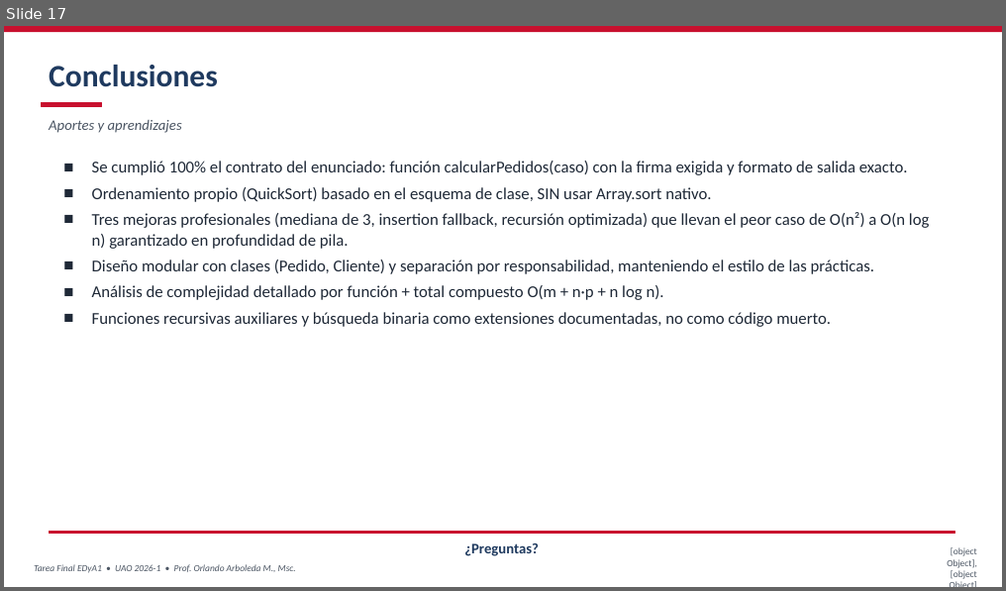
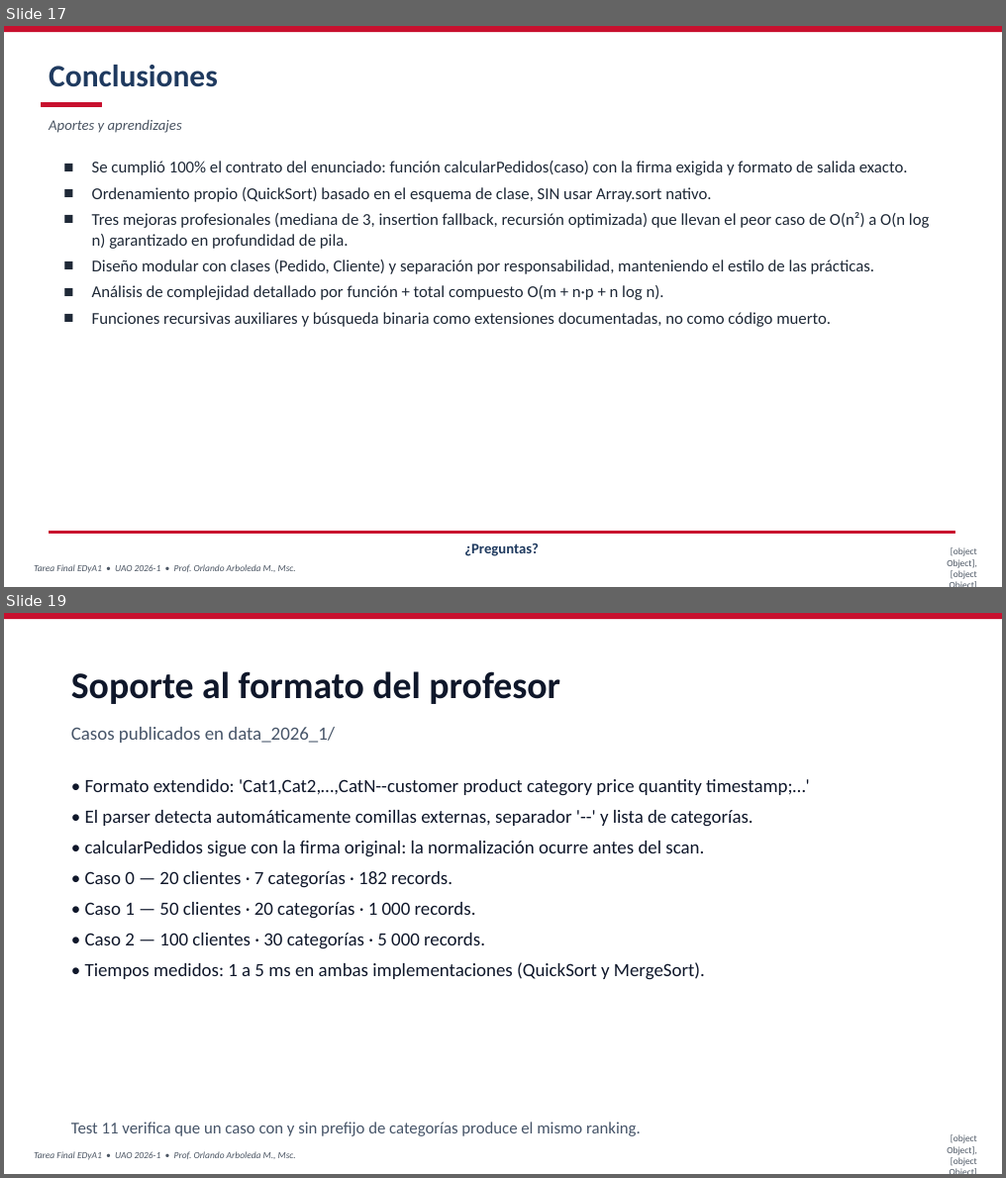
Before and after one commit to jorgeeduquinones-boop/TareaFinal_EDyA1, a slide deck: docs/TareaFinal_EDyA1_Presentacion.pptx. Shown one above the other, each under a label of ours: slide 17 before the commit, slides 17 and 19 after it; the slides between them are not shown. The pictures are 1006x591 and 1006x1178 pixels, drawn with LibreOffice and Linux fonts; fonts in the diff are those of the drawing. Boxes give left, top, right and bottom in pixels: in the first picture for what was removed or moved away, otherwise in the second. Text is boxed around its words. In the diff, an @@ line names an element or a change of style, - is before the commit and + after.

Commit message:
docs(pptx): actualizar portada y agregar slides de app y formato del profesor
Portada (slide 1):
- Equipo completo con códigos UAO: Joan Mateo Cardona 2243431,
  Danna Villegas 2240027, Jorge Eduardo Álvarez 2230610.
- Línea inferior con "Grupo 1" y "Sustentación: semana 16".

Nuevas slides:
- Slide 18 (Aplicativo web entregado): describe los cinco paneles del
  dashboard, la suite de 11 tests, la CI y la URL pública en Vercel.
- Slide 19 (Soporte al formato del profesor): documenta el formato
  extendido 'Cat1,…,CatN--records', los tres casos de data_2026_1/
  con sus tamaños y tiempos medidos, y referencia el test 11.

Slides 2-17 sin cambios: el contenido técnico (QuickSort, búsqueda
binaria, recursividad, tablas de complejidad, trazabilidad de
Prácticas 4/5/6) sigue siendo exacto frente al código actual.

Incluye docs/_update_pptx.py para regenerar la actualización si
hace falta repetirla.

```diff
--- a/docs/TareaFinal_EDyA1_Presentacion.pptx
+++ b/docs/TareaFinal_EDyA1_Presentacion.pptx
@@ slide 19 added at box(4, 613, 1002, 1174), background #FFFFFF; not listed: 3 template elements that a slide beside it also shows @@
@@ text added at box(71, 671, 560, 704), 36 pt, text #0F172A, bold @@
+Soporte al formato del profesor
@@ text added at box(71, 727, 335, 743), 18 pt, text #475569 @@
+Casos publicados en data_2026_1/
@@ text added at box(85, 779, 810, 980), 18 pt, text #0F172A @@
+• Formato extendido: 'Cat1,Cat2,…,CatN--customer product category price quantity timestamp;…'
+• El parser detecta automáticamente comillas externas, separador '--' y lista de categorías.
+• calcularPedidos sigue con la firma original: la normalización ocurre antes del scan.
+• Caso 0 — 20 clientes · 7 categorías · 182 records.
+• Caso 1 — 50 clientes · 20 categorías · 1 000 records.
+• Caso 2 — 100 clientes · 30 categorías · 5 000 records.
+• Tiempos medidos: 1 a 5 ms en ambas implementaciones (QuickSort y MergeSort).
@@ text added at box(71, 1122, 641, 1137), 16 pt, text #475569 @@
+Test 11 verifica que un caso con y sin prefijo de categorías produce el mismo ranking.
```
Also in this commit, not shown: 1 slide changed, 1 other slide added, 1 other file.
